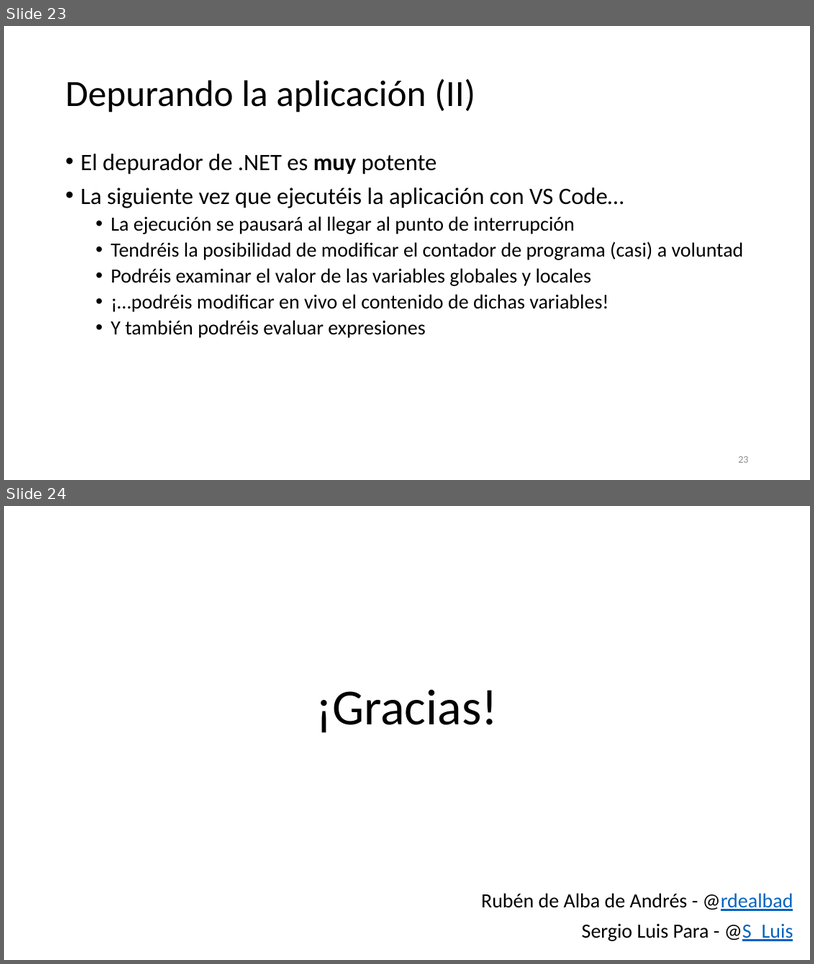
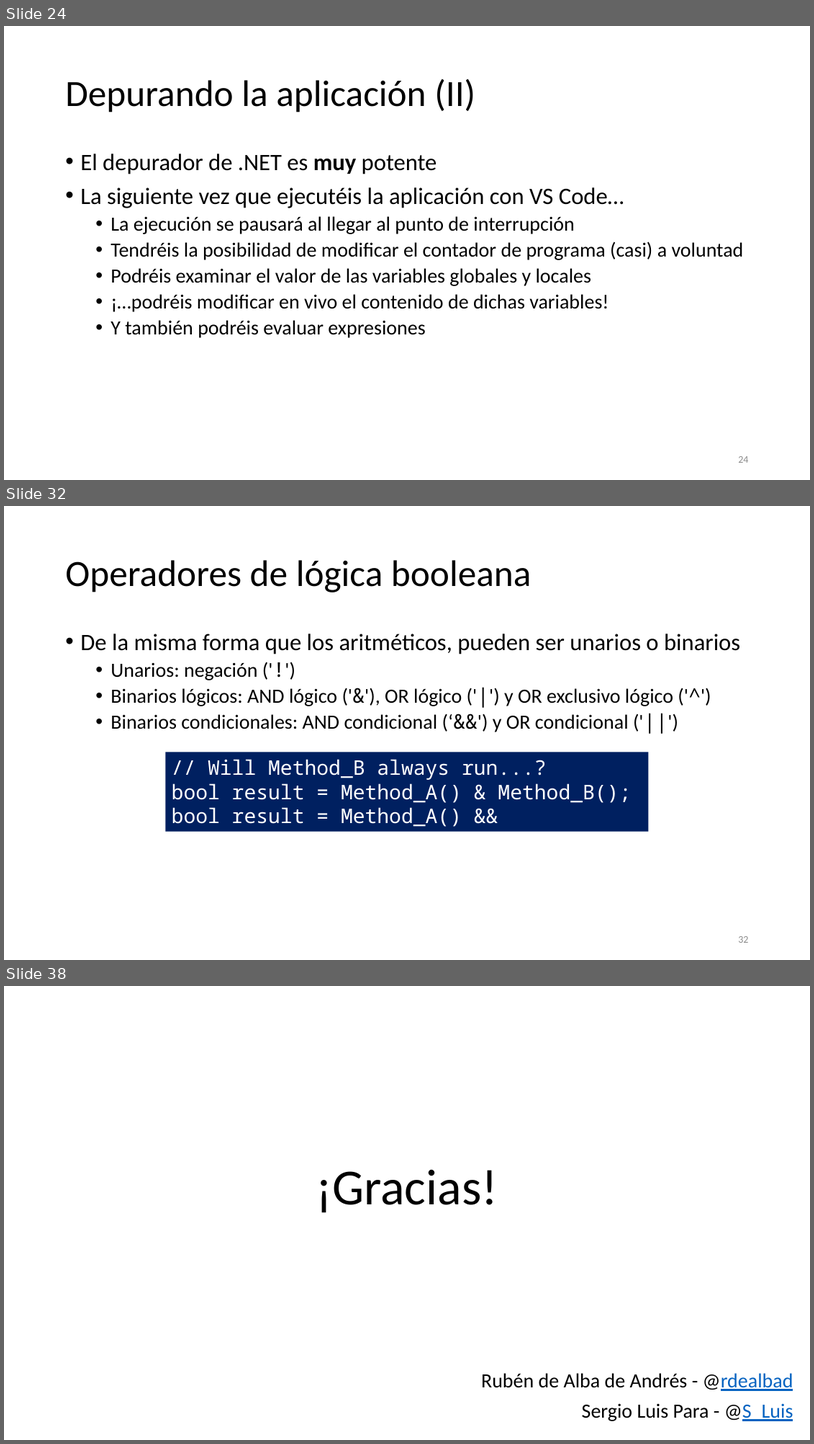
Before and after one commit to SergioLuis/hour-of-code-uva-2021, a slide deck: slides.pptx. Shown one above the other, each under a label of ours: slides 23 and 24 before the commit, slides 24, 32 and 38 after it; the slides between them are not shown. The pictures are 814x964 and 814x1444 pixels, drawn with LibreOffice and Linux fonts; fonts in the diff are those of the drawing. Boxes give left, top, right and bottom in pixels: in the first picture for what was removed or moved away, otherwise in the second. Text is boxed around its words. In the diff, an @@ line names an element or a change of style, - is before the commit and + after.

```diff
--- a/slides.pptx
+++ b/slides.pptx
@@ slide 32 added at [4, 506, 810, 960], background #FFFFFF @@
@@ title added at [65, 560, 531, 592], 44 pt, text #000000 @@
+Operadores de lógica booleana
@@ text added at [80, 633, 741, 732], 24 pt, text #000000 @@
+• De la misma forma que los aritméticos, pueden ser unarios o binarios
+  • Unarios: negación ('!')
+  • Binarios lógicos: AND lógico ('&'), OR lógico ('|') y OR exclusivo lógico ('^')
+  • Binarios condicionales: AND condicional (‘&&') y OR condicional ('||')
@@ rectangle added at [165, 752, 649, 831], fill #002060, 24 pt, text #FFFFFF @@
+// Will Method_B always run...?
+bool result = Method_A() & Method_B();
+bool result = Method_A() && Method_B();
@@ page number added at [738, 936, 748, 942], 12 pt, text #8C8C8C @@
+32
@@ what was slide 23 is now slide 24 @@
@@ page number at [738, 456, 748, 462]: text changed @@
-23
+24
@@ what was slide 24 is now slide 38 @@
```
Also in this commit, not shown: 8 slides changed, 13 other slides added, 1 other file.
